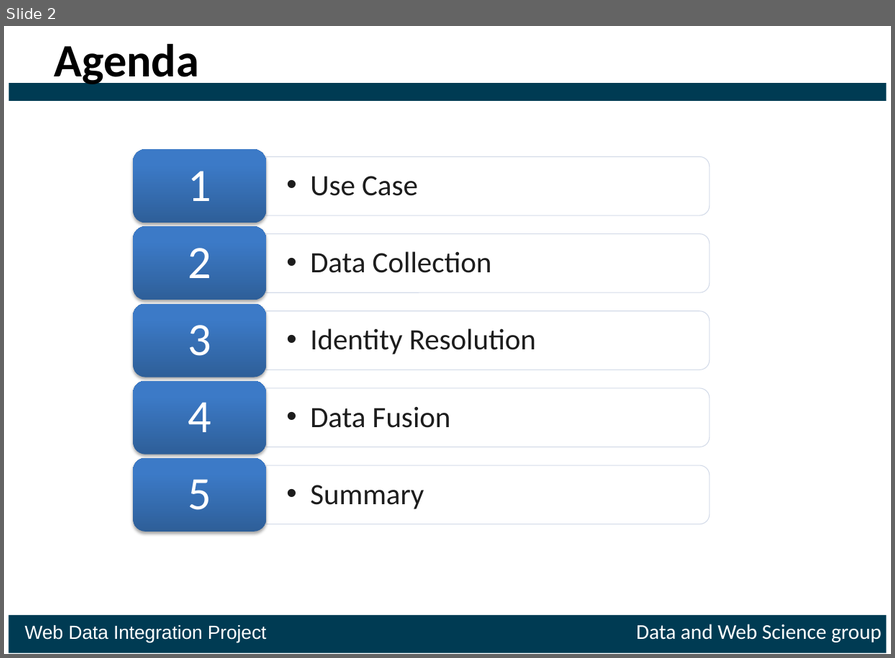
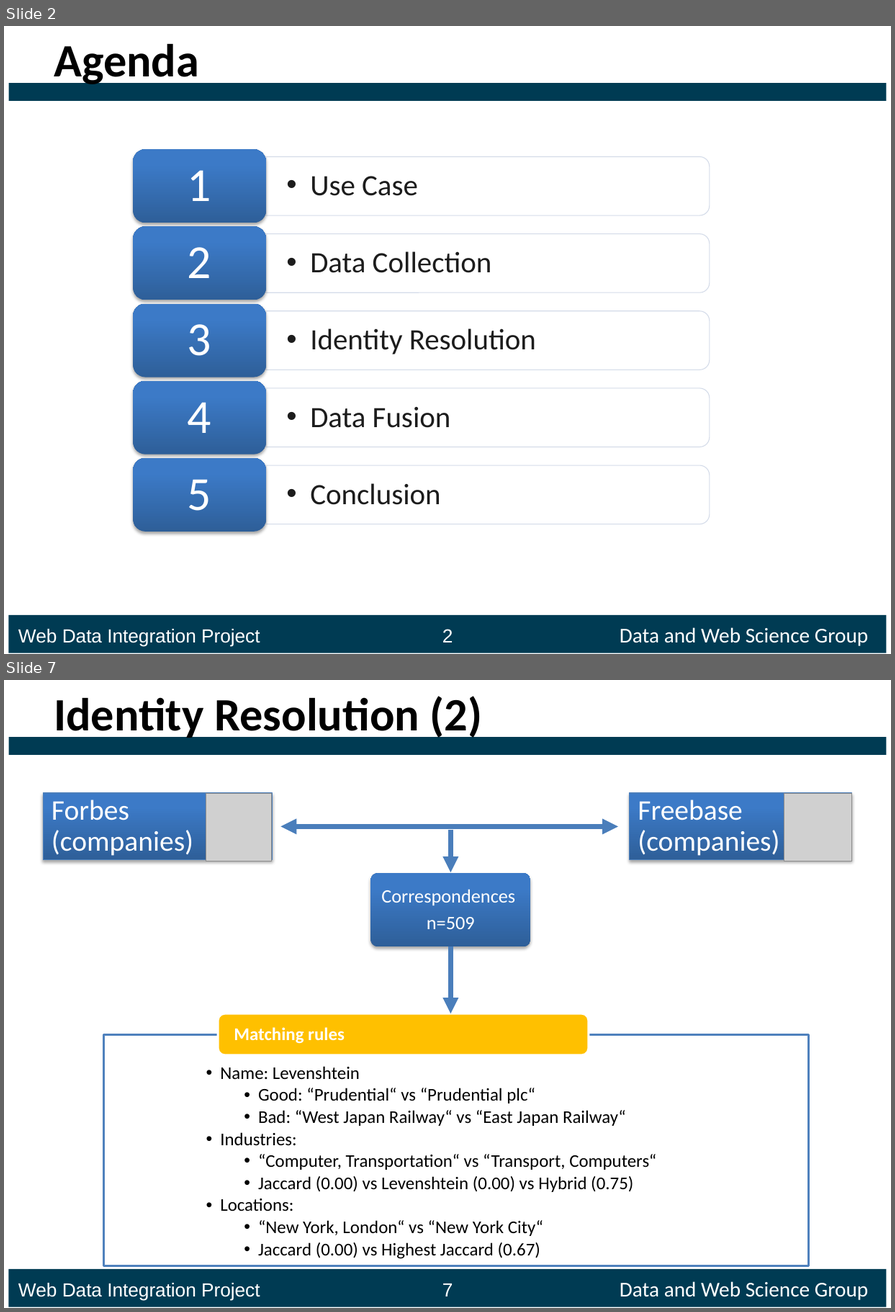
Before and after one commit to ofrendo/WebDataIntegration, a slide deck: presentation/Presentation_template.pptx. Shown one above the other, each under a label of ours: slide 2 before the commit, slides 2 and 7 after it; the slides between them are not shown. The pictures are 895x658 and 895x1312 pixels, drawn with LibreOffice and Linux fonts; fonts in the diff are those of the drawing; grey boxes stand for pictures. Boxes give left, top, right and bottom in pixels: in the first picture for what was removed or moved away, otherwise in the second. Text is boxed around its words. In the diff, an @@ line names an element or a change of style, - is before the commit and + after.

```diff
--- a/presentation/Presentation_template.pptx
+++ b/presentation/Presentation_template.pptx
@@ slide 7 added at [4,680,891,1308], background #FFFFFF; not listed: 3 template elements that a slide beside it also shows @@
@@ title added at [54,696,483,742], 44 pt, text #000000, bold @@
+Identity Resolution (2)
@@ freeform shape added at [43,793,272,860], fill gradient #2F5F99 to #3D7CC7 to #3A7CCB, outline #4B7EBC 0.75 pt, 27 pt, text #FFFFFF @@
+Forbes (companies)
@@ picture added at [206,793,272,861] @@
@@ freeform shape added at [629,793,851,860], fill gradient #2F5F99 to #3D7CC7 to #3A7CCB, outline #4B7EBC 0.75 pt, 27 pt, text #FFFFFF @@
+Freebase (companies)
@@ picture added at [784,793,852,861] @@
@@ double arrow added from (281, 826) to (619, 826), #4B7EBC 5 pt @@
@@ arrow added from (451, 830) to (451, 873), #4B7EBC 5 pt @@
@@ rounded rectangle added at [371,874,531,947], fill gradient #2F5F99 to #3D7CC7 to #3A7CCB @@
@@ text added at [381,889,515,929], 18 pt, text #FFFFFF @@
+Correspondences
+n=509
@@ arrow added from (451, 947) to (451, 1014), #4B7EBC 5 pt @@
@@ rounded rectangle added at [218,1014,589,1056], fill #FFC000, outline #FFFFFF 2 pt @@
@@ rectangle added at [104,1034,809,1266], fill #FFFFFF at 90% opacity, outline #4F81BD 2 pt @@
@@ text added at [234,1027,345,1044], 17 pt, text #FFFFFF, bold @@
+Matching rules
@@ text added at [220,1066,656,1259], 17 pt, text #000000 @@
+  •• Name: Levenshtein
+    •• Good: “Prudential“ vs “Prudential plc“
+    •• Bad: “West Japan Railway“ vs “East Japan Railway“
+  •• Industries:
+    •• “Computer, Transportation“ vs “Transport, Computers“
+    •• Jaccard (0.00) vs Levenshtein (0.00) vs Hybrid (0.75)
+  •• Locations:
+    •• “New York, London“ vs “New York City“
+    •• Jaccard (0.00) vs Highest Jaccard (0.67)
@@ slide 2 changed as well @@
@@ text at [310,483,440,505]: text changed @@
-  •• Summary
+  •• Conclusion
@@ text added at [18,627,868,646], 18 pt, text #FFFFFF @@
+Web Data Integration Project 2 Data and Web Science Group
@@ text removed at [25,624,882,643] @@
-Web Data Integration Project Data and Web Science group
```
Also in this commit, not shown: 5 other slides changed, 12 other slides added, 7 slides removed.
